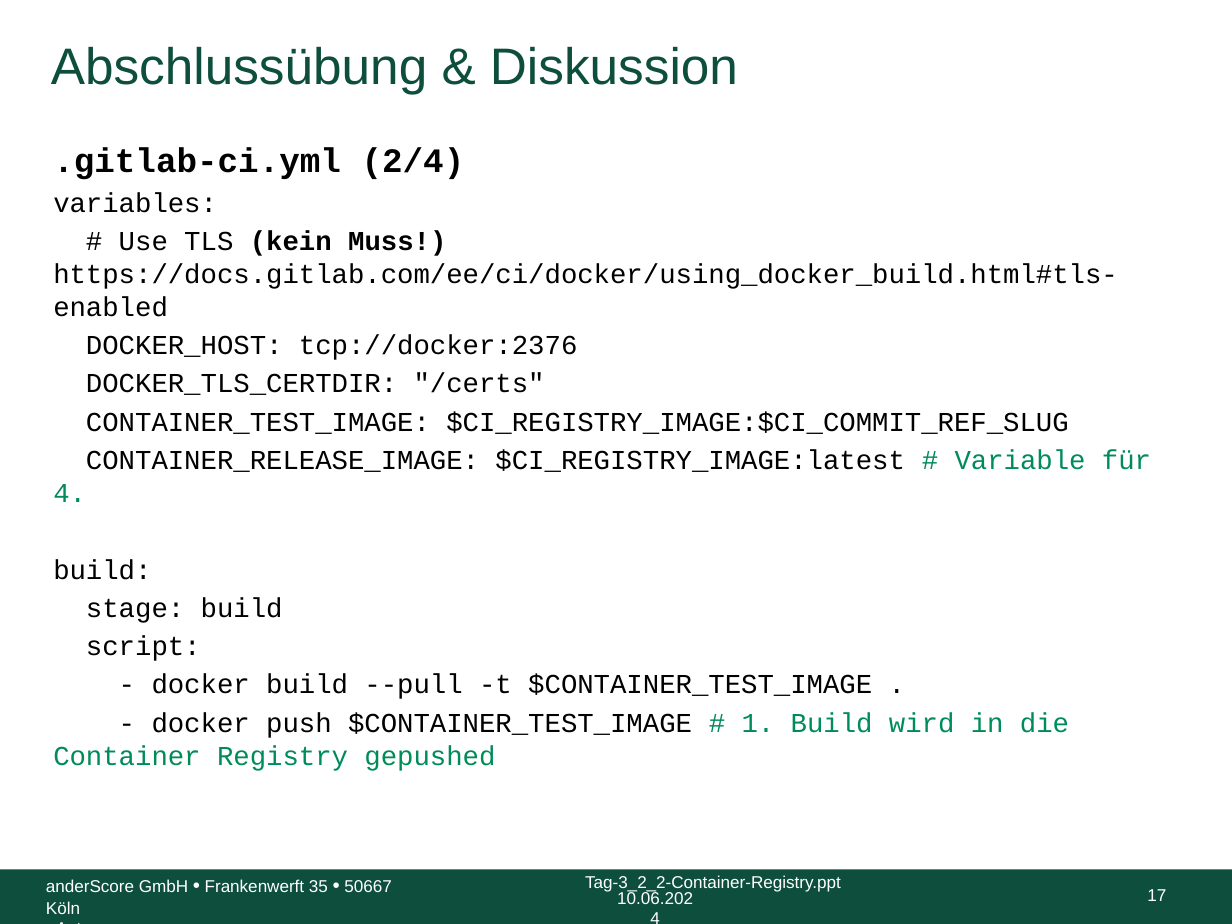
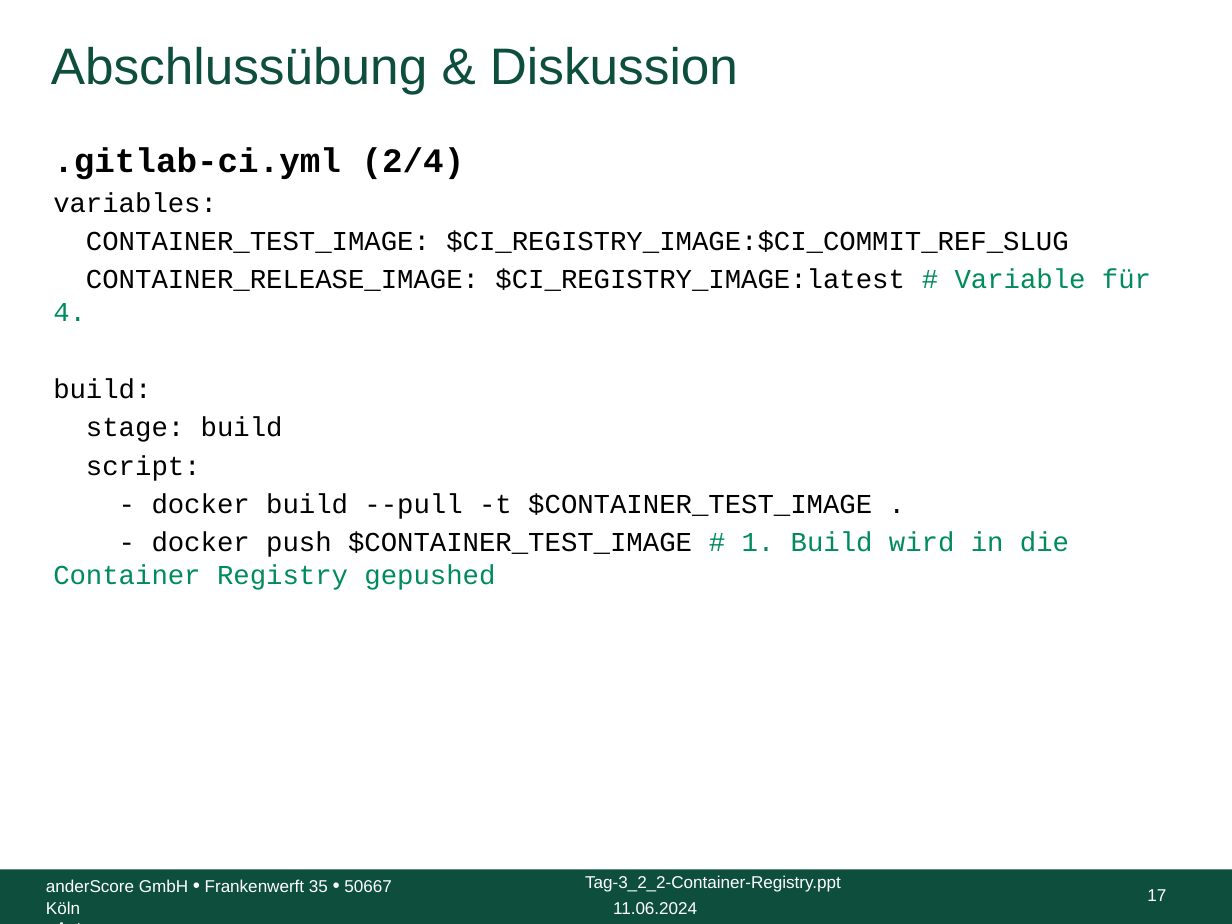
Before and after one commit to anderscore-gmbh/gitlab, a slide deck: slide 17 of slides/Tag-3_6-Abschluss_inkl_Aufgaben.pptx. Drawn at 1232x924 pixels with LibreOffice and Linux fonts; fonts in the diff are those of the drawing; background and template pictures are left out. Boxes give left, top, right and bottom in pixels: in the first picture for what was removed or moved away, otherwise in the second. Text is boxed around its words. In the diff, an @@ line names an element or a change of style, - is before the commit and + after.

```diff
--- a/slides/Tag-3_6-Abschluss_inkl_Aufgaben.pptx
+++ b/slides/Tag-3_6-Abschluss_inkl_Aufgaben.pptx
@@ text at [53,231,1118,395]: paragraphs removed @@
-# Use TLS (kein Muss!) https://docs.gitlab.com/ee/ci/docker/using_docker_build.html#tls-enabled
-DOCKER_HOST: tcp://docker:2376
-DOCKER_TLS_CERTDIR: "/certs"
@@ text at [613,902,697,914]: text changed @@
-10.06.2024
+11.06.2024
```
Also in this commit, not shown: 18 other slides changed.
